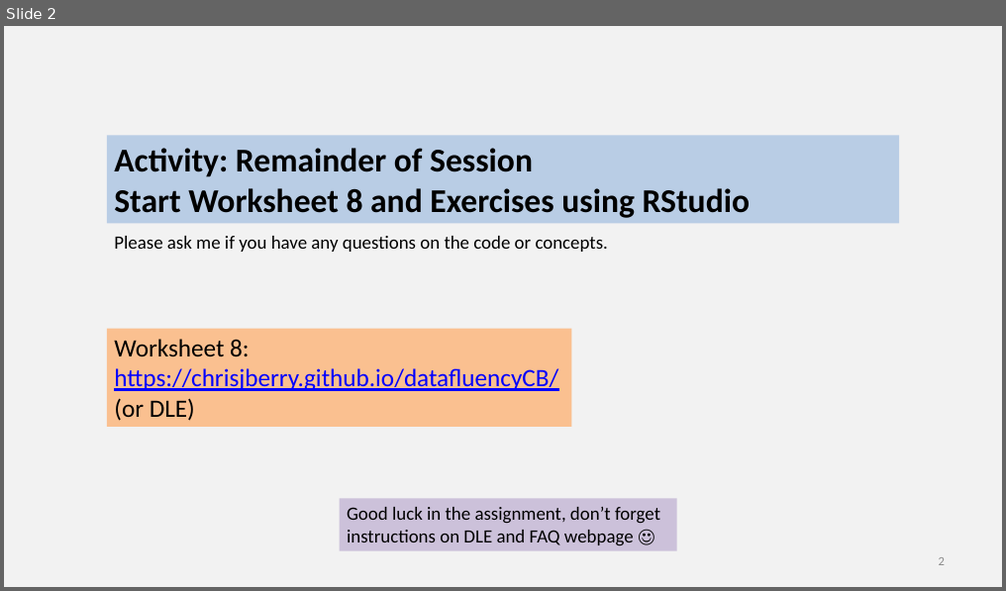
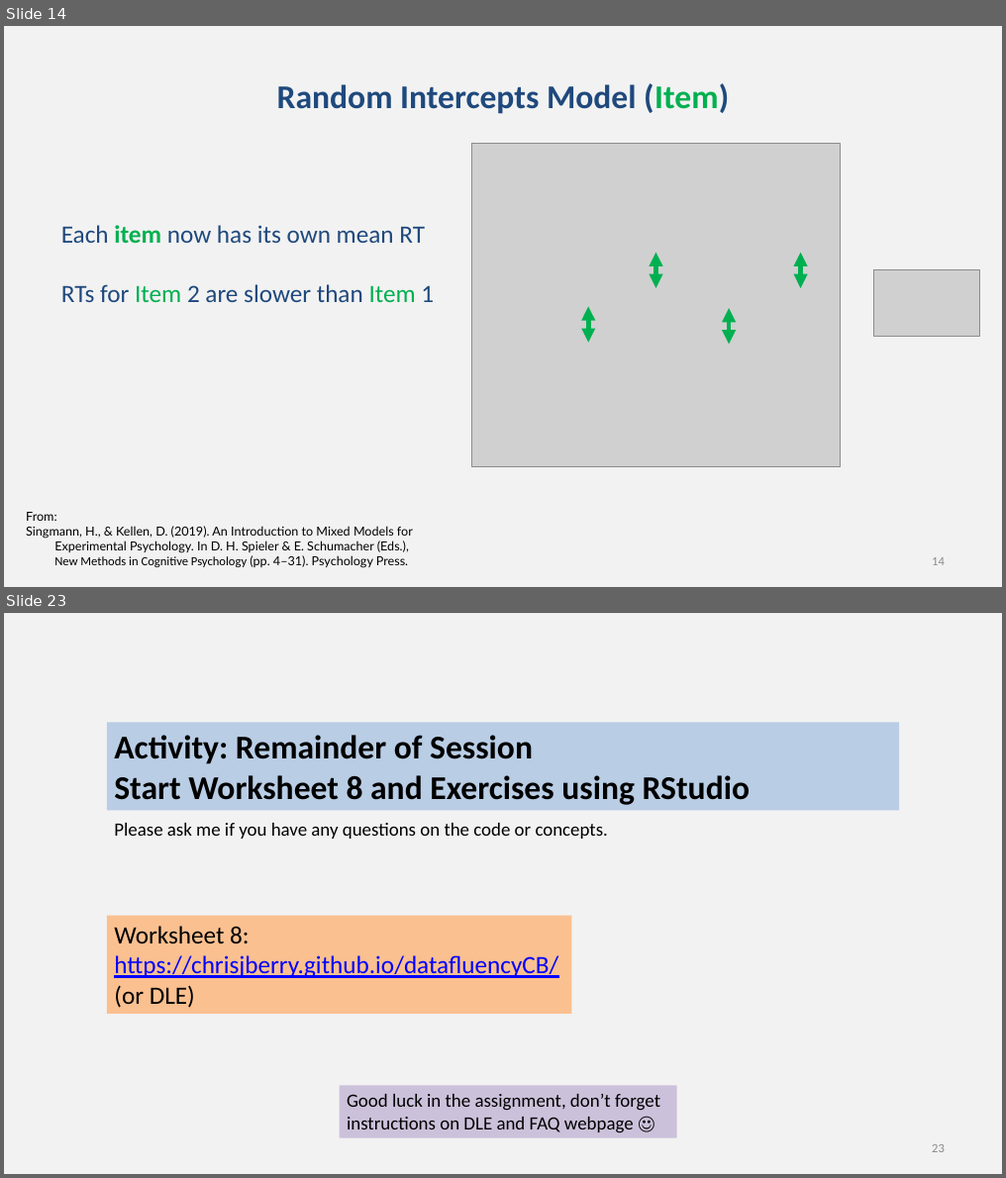
Before and after one commit to chrisjberry/datafluencyCB, a slide deck: docs/slides/PSYC761_L8_MixedModels.pptx. Shown one above the other, each under a label of ours: slide 2 before the commit, slides 14 and 23 after it; the slides between them are not shown. The pictures are 1006x591 and 1006x1178 pixels, drawn with LibreOffice and Linux fonts; fonts in the diff are those of the drawing; grey boxes stand for pictures. Boxes give left, top, right and bottom in pixels: in the first picture for what was removed or moved away, otherwise in the second. Text is boxed around its words. In the diff, an @@ line names an element or a change of style, - is before the commit and + after.

```diff
--- a/docs/slides/PSYC761_L8_MixedModels.pptx
+++ b/docs/slides/PSYC761_L8_MixedModels.pptx
@@ slide 14 added at bbox=[4, 26, 1002, 587], background #F2F2F2 @@
@@ title added at bbox=[277, 83, 729, 114], 32 pt, text #1F497D, bold @@
+Random Intercepts Model (Item)
@@ picture added at bbox=[472, 144, 840, 467] @@
@@ text added at bbox=[61, 225, 434, 302], 24 pt, text #1F497D @@
+Each item now has its own mean RT
+RTs for Item 2 are slower than Item 1
@@ double arrow added from (656, 253) to (656, 288), #00B050 4.5 pt @@
@@ double arrow added from (801, 253) to (801, 288), #00B050 4.5 pt @@
@@ picture added at bbox=[874, 271, 980, 337] @@
@@ double arrow added from (589, 307) to (589, 343), #00B050 4.5 pt @@
@@ double arrow added from (729, 308) to (729, 344), #00B050 4.5 pt @@
@@ text added at bbox=[26, 512, 413, 569], 12 pt, text #000000 @@
+From:
+Singmann, H., & Kellen, D. (2019). An Introduction to Mixed Models for Experimental Psychology. In D. H. Spieler & E. Schumacher (Eds.), New Methods in Cognitive Psychology (pp. 4–31). Psychology Press.
@@ page number added at bbox=[932, 558, 944, 566], 12 pt, text #8C8C8C @@
+14
@@ what was slide 2 is now slide 23 @@
@@ page number at bbox=[932, 1145, 944, 1153]: text changed @@
-2
+23
```
Also in this commit, not shown: 20 other slides added.
